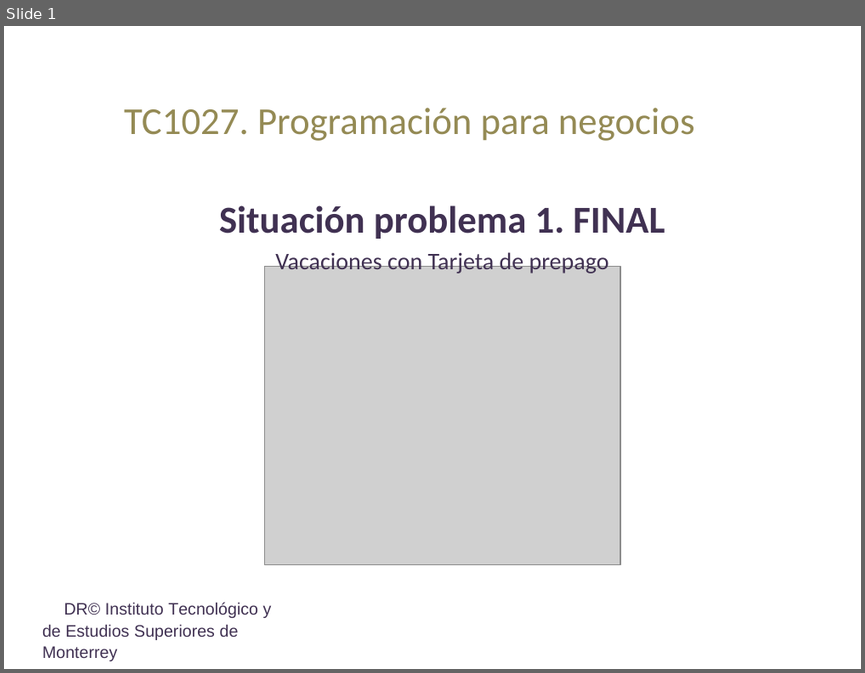
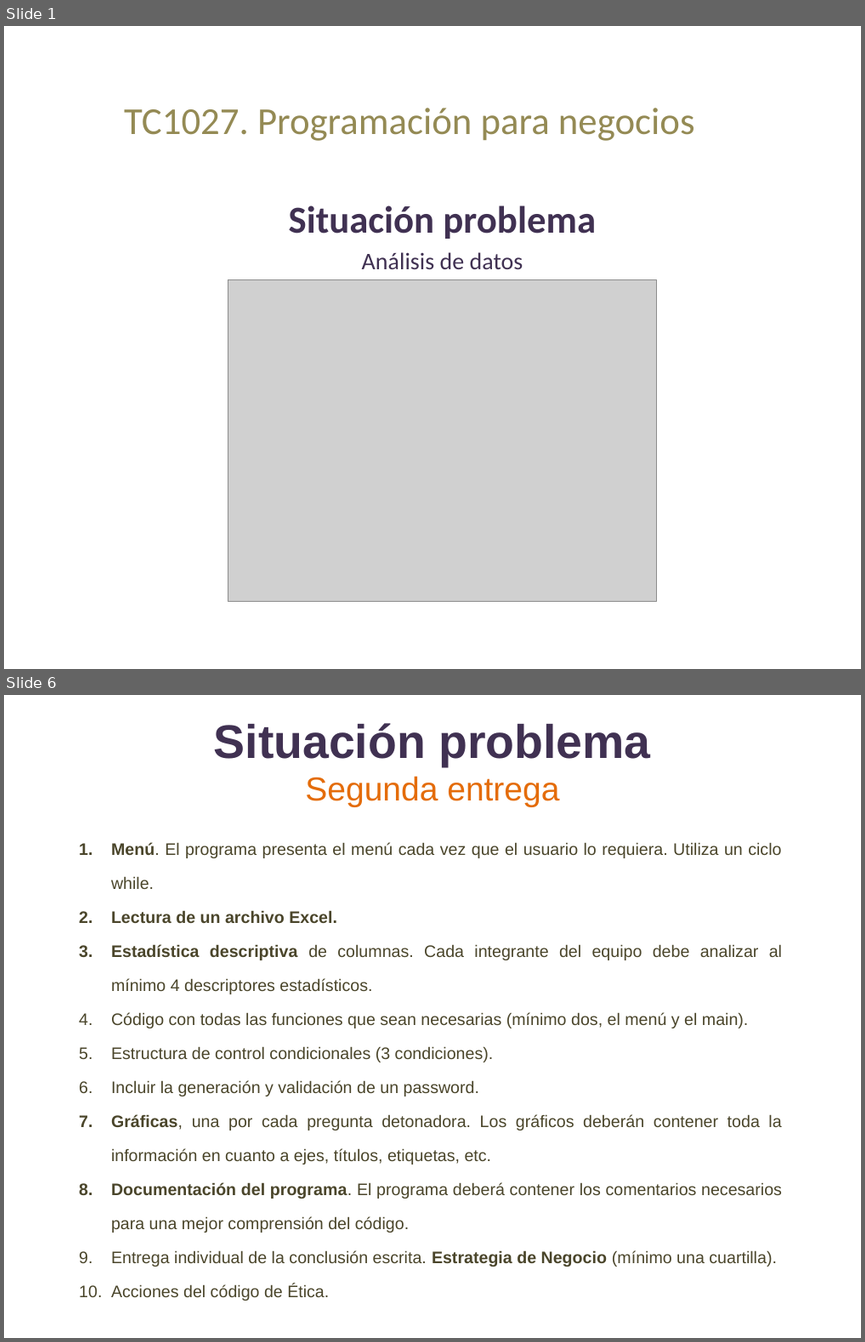
Before and after one commit to lizetheP/Programacion, a slide deck: CalendarioAgo2022/proyecto/SITUACION_PROBLEMA.pptx. Shown one above the other, each under a label of ours: slide 1 before the commit, slides 1 and 6 after it; the slides between them are not shown. The pictures are 865x673 and 865x1342 pixels, drawn with LibreOffice and Linux fonts; fonts in the diff are those of the drawing; grey boxes stand for pictures. Boxes give left, top, right and bottom in pixels: in the first picture for what was removed or moved away, otherwise in the second. Text is boxed around its words. In the diff, an @@ line names an element or a change of style, - is before the commit and + after.

```diff
--- a/CalendarioAgo2022/proyecto/SITUACION_PROBLEMA.pptx
+++ b/CalendarioAgo2022/proyecto/SITUACION_PROBLEMA.pptx
@@ slide 6 added at [4,695,861,1338], background #FFFFFF @@
@@ title added at [214,723,650,807], 39.6 pt, text #403152, bold @@
+Situación problema
+Segunda entrega
@@ text added at [111,842,782,1300], 14 pt, text #4A452A @@
+  1. Menú. El programa presenta el menú cada vez que el usuario lo requiera. Utiliza un ciclo while.
+  2. Lectura de un archivo Excel.
+  3. Estadística descriptiva de columnas. Cada integrante del equipo debe analizar al mínimo 4 descriptores estadísticos.
+  4. Código con todas las funciones que sean necesarias (mínimo dos, el menú y el main).
+  5. Estructura de control condicionales (3 condiciones).
+  6. Incluir la generación y validación de un password.
+  7. Gráficas, una por cada pregunta detonadora. Los gráficos deberán contener toda la información en cuanto a ejes, títulos, etiquetas, etc.
+  8. Documentación del programa. El programa deberá contener los comentarios necesarios para una mejor comprensión del código.
+  9. Entrega individual de la conclusión escrita. Estrategia de Negocio (mínimo una cuartilla).
+  10. Acciones del código de Ética.
@@ slide 1 changed as well @@
@@ subtitle at [289,205,596,269]: text changed; size 20 to 32 pt; bold on @@
-Situación problema 1. FINAL
-Vacaciones con Tarjeta de prepago
+Situación problema
+Análisis de datos
@@ picture: place and size @@
-picture at [264,267,621,565]
+picture at [228,279,657,601]
@@ text removed at [42,601,272,661] @@
-DR© Instituto Tecnológico y de Estudios Superiores de Monterrey
```
Also in this commit, not shown: 2 other slides changed, 14 other slides added, 7 slides removed, 5 other files.
